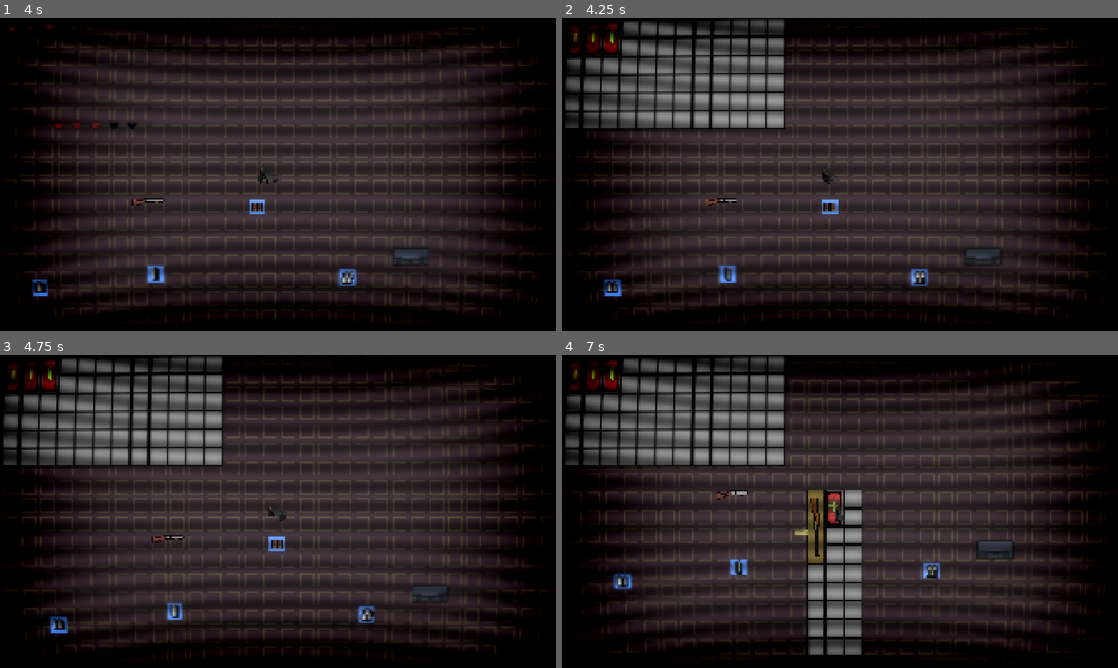
Above: before the commit, frames 1-4 (two rows, left to right).
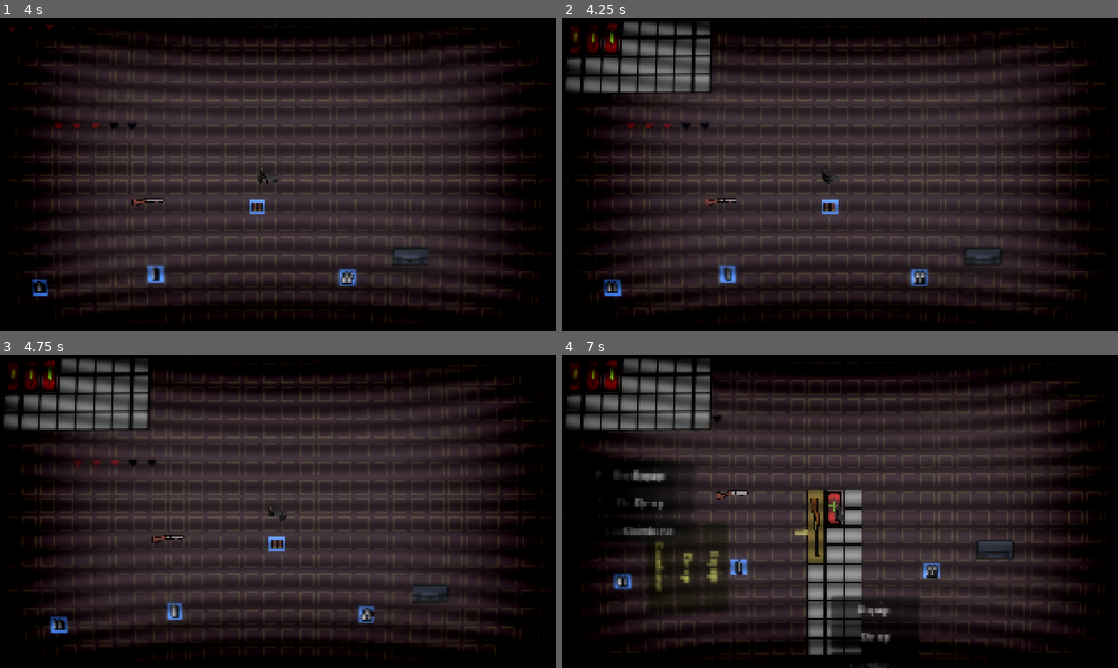
Above: after the commit, the same moments.

Repository: OliverN-beep/og-resident-evil-game-main
Game: Godot game, scene res://content/scenes/root.tscn
The game is run twice, just before and just after one commit, with the same random seed, the same clock (stepped at 60 frames per second) and the same inputs.
Inputs (mouse positions are in pixels of both pictures, inside the frame that each line leads up to):
- Up to frame 1 (4 s): move the mouse to (400, 158) at 0.52 s; hold D (right) 0.53-1.25 s; hold E (interact) 0.53-1.25 s; click (400, 158) at 0.67 s; drag from (166, 190) to (472, 255) at 1.27 s; move the mouse to (333, 105) at 2.02 s; hold D (right) 2.03-2.75 s; right-click (333, 105) at 2.1 s; click (333, 105) at 2.17 s; drag from (250, 237) to (88, 143) at 2.77 s; move the mouse to (444, 221) at 3.52 s; press the mouse at (444, 221) at 3.53 s; hold A (left) from 3.53 s (still down)
- Up to frame 2 (4.25 s): keep holding A (left); tap Tab (inventory) at 4.15 s
- Up to frame 3 (4.75 s): release A (left) at 4.25 s; release the mouse at (444, 558) at 4.25 s; drag from (111, 411) to (77, 480) at 4.27 s
- Up to frame 4 (7 s): move the mouse to (867, 511) at 5.02 s; hold S (down) 5.03-5.75 s; hold E (interact) 5.03-5.75 s; click (867, 511) at 5.17 s; tap R (reload) at 5.65 s; drag from (834, 596) to (995, 574) at 5.77 s; move the mouse to (962, 495) at 6.52 s; hold Up (ui_up) from 6.53 s (still down); right-click (962, 495) at 6.6 s; click (962, 495) at 6.67 s

Frame 1 is identical in both runs. In frame 2, 6.3% of the frame differs, in the area x 0-41%, y 0-37%; in frame 3, 6.3%; in frame 4, 11%, in the area x 0-64%, y 0-100%.

Commit message:
inventory sub menu
started adding inventory sub menu

Diff:
--- a/content/UI/Inventory/scenes and scripts/inventory.gd
+++ b/content/UI/Inventory/scenes and scripts/inventory.gd
@@ -1,4 +1,4 @@
-extends PanelContainer
+extends Control
 
 @onready var item_grid: GridContainer = %ItemGrid
 
--- a/content/UI/Inventory/scenes and scripts/inventory_item.gd
+++ b/content/UI/Inventory/scenes and scripts/inventory_item.gd
@@ -3,6 +3,7 @@
 const SLOT_SIZE = 16
 
 @onready var stack_label: Label = $StackLabel
+@onready var buttonmenu: VBoxContainer = $buttonmenu
 
 var data: ItemData
 var is_picked := false
@@ -28,6 +29,8 @@
 	texture = data.texture
 	rotation_degrees = 0
 	_update_stack_label()
+
+	buttonmenu.visible = false
 
 func _update_stack_label() -> void:
 	# AMMO STACKS
@@ -61,7 +64,6 @@
 	set_auto_rotated(false)
 
 func get_placed(pos: Vector2i) -> void:
-	is_picked = false
 	if is_rotated:
 		rotation_degrees = 90
 	else:
@@ -69,17 +71,18 @@
 	position = pos + Vector2i(size / 2)
 	z_index = 0
 	remove_from_group("held_item")
+	is_picked = false
 
 func _input(event: InputEvent) -> void:
 	if event is InputEventMouseButton and event.is_pressed():
-		# RIGHT CLICK = rotate while dragging
+		# Right click to rotate while dragging
 		if event.button_index == MOUSE_BUTTON_RIGHT and is_picked:
 			do_rotation()
 			return
 
-		# LEFT CLICK = select / equip when not dragging
-		if event.button_index == MOUSE_BUTTON_LEFT and not is_picked:
-			_try_select()
+		# Left click to equip when not dragging
+		if event.button_index == MOUSE_BUTTON_RIGHT and !is_picked:
+			buttonmenu.visible = true
 
 func _try_select() -> void:
 	if not data:
@@ -125,3 +128,7 @@
 		modulate = Color(1, 1, 0.5, 1) # Slight yellow tint
 	else:
 		modulate = Color(1, 1, 1, 1)   # Reset to normal
+
+func _on_equip_pressed() -> void:
+	_try_select()
+	print("EQUIPPED")
--- a/content/UI/Inventory/scenes and scripts/inventory_item.tscn
+++ b/content/UI/Inventory/scenes and scripts/inventory_item.tscn
@@ -2,6 +2,9 @@
 
 [ext_resource type="Script" uid="uid://bxk8pfcrw42c5" path="res://content/UI/Inventory/scenes and scripts/inventory_item.gd" id="1_c36qv"]
 [ext_resource type="Material" uid="uid://nb2p2g5pfmiq" path="res://content/unlit.tres" id="1_nkiud"]
+
+[sub_resource type="Theme" id="Theme_jcsqh"]
+default_font_size = 10
 
 [node name="InventoryItem" type="Sprite2D" unique_id=1619498105]
 material = ExtResource("1_nkiud")
@@ -10,3 +13,25 @@
 [node name="StackLabel" type="Label" parent="." unique_id=572527846]
 offset_right = 40.0
 offset_bottom = 23.0
+
+[node name="buttonmenu" type="VBoxContainer" parent="." unique_id=1413068675]
+offset_left = -3.0
+offset_top = 76.0
+offset_right = 74.0
+offset_bottom = 177.0
+theme = SubResource("Theme_jcsqh")
+theme_override_constants/separation = 2
+
+[node name="equip" type="Button" parent="buttonmenu" unique_id=1012119780]
+layout_mode = 2
+text = "Equip"
+
+[node name="drop" type="Button" parent="buttonmenu" unique_id=1951336023]
+layout_mode = 2
+text = "Drop"
+
+[node name="combine" type="Button" parent="buttonmenu" unique_id=1837724188]
+layout_mode = 2
+text = "Combine"
+
+[connection signal="pressed" from="buttonmenu/equip" to="." method="_on_equip_pressed"]
--- a/content/UI/Inventory/scenes and scripts/player_inventory.tscn
+++ b/content/UI/Inventory/scenes and scripts/player_inventory.tscn
@@ -5,12 +5,20 @@
 [ext_resource type="Script" uid="uid://0jlsmvn2luwe" path="res://content/UI/Inventory/scenes and scripts/item_grid.gd" id="7_uxy71"]
 [ext_resource type="PackedScene" uid="uid://b3q3blp1fmvsf" path="res://content/UI/Inventory/scenes and scripts/inventory_slot.tscn" id="8_inouc"]
 
-[node name="PlayerInventory" type="PanelContainer" unique_id=2057117566]
-size_flags_horizontal = 4
+[node name="Inventory" type="Control" unique_id=1186083661]
+layout_mode = 3
+anchors_preset = 0
+offset_right = 77.0
+offset_bottom = 101.0
 script = ExtResource("1_b356l")
 inventory_data = ExtResource("2_gulgc")
 
-[node name="ItemGrid" type="GridContainer" parent="." unique_id=89736054]
+[node name="PanelContainer" type="PanelContainer" parent="." unique_id=2057117566]
+layout_mode = 0
+offset_right = 8.0
+offset_bottom = 8.0
+
+[node name="ItemGrid" type="GridContainer" parent="PanelContainer" unique_id=89736054]
 unique_name_in_owner = true
 layout_mode = 2
 size_flags_horizontal = 0
@@ -18,4 +26,4 @@
 theme_override_constants/v_separation = 0
 script = ExtResource("7_uxy71")
 inventory_slot_scene = ExtResource("8_inouc")
-grid_dimensions = Vector2i(12, 6)
+grid_dimensions = Vector2i(8, 4)
--- a/content/entities/player/player.gd
+++ b/content/entities/player/player.gd
@@ -133,6 +133,7 @@
 		if inventory_ui_instance.has_method("cleanup"):
 			inventory_ui_instance.cleanup() # Save data before closing
 
+		# Hide inventory
 		inventory_ui_instance.queue_free()
 		inventory_ui_instance = null
 
@@ -151,12 +152,6 @@
 		inventory_ui_instance = player_inventory_scene.instantiate()
 		ui_layer.add_child(inventory_ui_instance)
 
-		# INJECT THE DATA
-		# We assume the root of your player_inventory_scene has the inventory.gd script
-		# or a script that knows how to handle set_dynamic_data
-		if inventory_ui_instance.has_method("set_dynamic_data"):
-			inventory_ui_instance.set_dynamic_data(inventory_data)
-
 		# Pause movement/gameplay
 		GameplayState.inventory_open = true
 		inventory_open = true
--- a/content/scripts/saveload.gd
+++ /dev/null
@@ -1,43 +0,0 @@
-extends Node
-# Save/Load system using JSON method
-
-# "user" prefix instead of "res" to allow for read/write actions by the game when it is exported
-const save_location = "user://SaveFile.json"
-
-# All data that is being saved
-var contents_to_save: Dictionary = {
-	"progress_bar_value": 0.0,
-	"new_data_to_save": false
-}
-
-func _ready() -> void:
-	# Call _load() in _ready() to ensure game data is loaded as soon as possible
-	_load()
-
-# Saving function
-func _save():
-	# Variable to WRITE data from the save file (encrypted)
-	var file = FileAccess.open_encrypted_with_pass(save_location, FileAccess.WRITE, "92B455hF4")
-	# Use "store_var" to save the "contents_to_save" variable inside the save file
-	# We duplicate to ensure we are copying the data and not using the original directly
-	file.store_var(contents_to_save.duplicate())
-	# Close the file after writing the data to it
-	file.close()
-
-# Loading function
-func _load():
-	# Check if the file exists in the save location to avoid crashes
-	if FileAccess.file_exists(save_location):
-		# Variable to READ data from the save file (encrypted)
-		var file = FileAccess.open_encrypted_with_pass(save_location, FileAccess.READ, "92B455hF4")
-		# Temporary variable to house data inside the save file
-		var data = file.get_var()
-		# Close the file as we can just use the "data" variable to refer to saved data
-		file.close()
-
-		# Create a duplicate of the data and assign it to a new variable
-		var save_data = data.duplicate()
-		# Set the variables in the script to the data on the save file
-		contents_to_save.progress_bar_value = save_data.progress_bar_value
-		# Add more data to save
-		contents_to_save.new_data_to_save = save_data.new_data_to_save
--- a/project.godot
+++ b/project.godot
@@ -21,9 +21,8 @@
 
 [autoload]
 
-Saveload="*res://content/scripts/saveload.gd"
-GameplayState="*res://content/scripts/gameplay_state.gd"
 RoomChangeGlobal="*res://content/scripts/RoomChangeGlobal.gd"
+GameplayState="*uid://bbuo1bj33nmbg"
 
 [display]
 
Renamed: content/scripts/gameplay_state.gd -> content/scripts/GameplayState.gd
Not shown, added: content/scripts/GameplayState.gd.uid
Not shown, removed: content/scripts/gameplay_state.gd.uid
Not shown, removed: content/scripts/saveload.gd.uid
